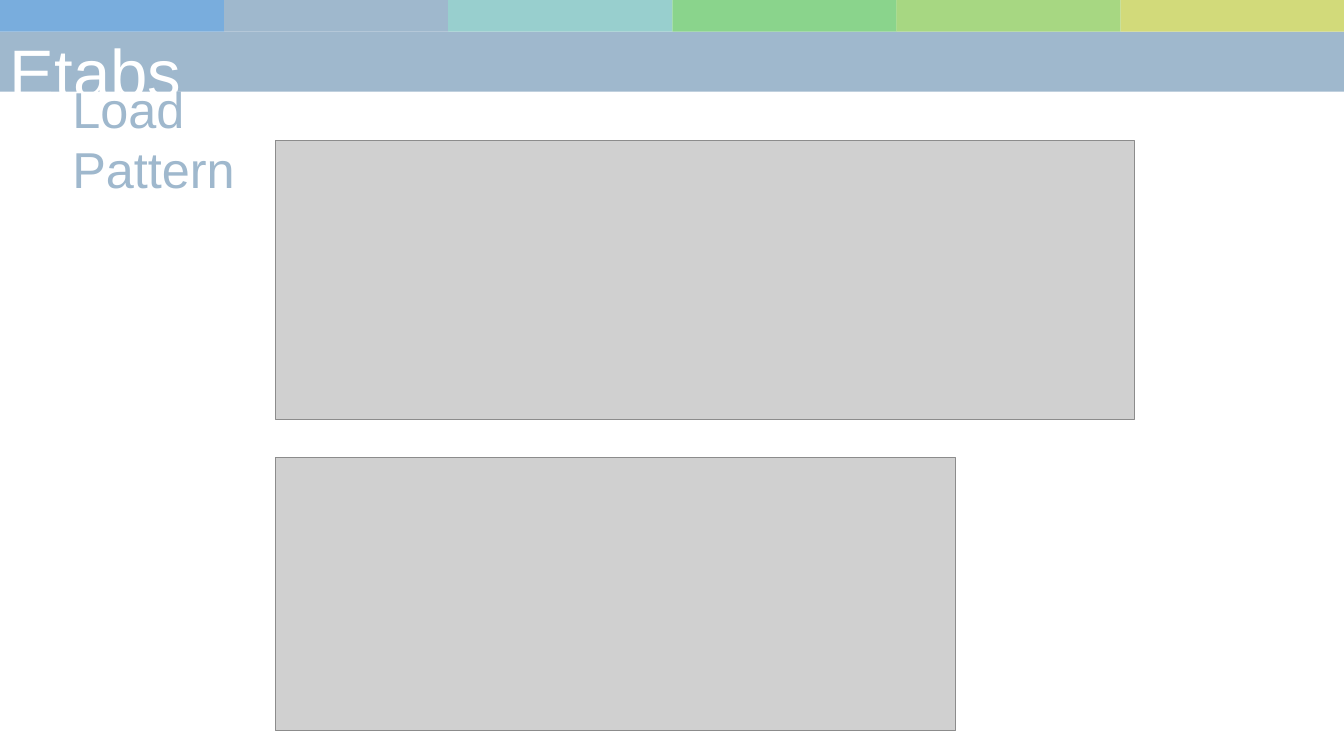
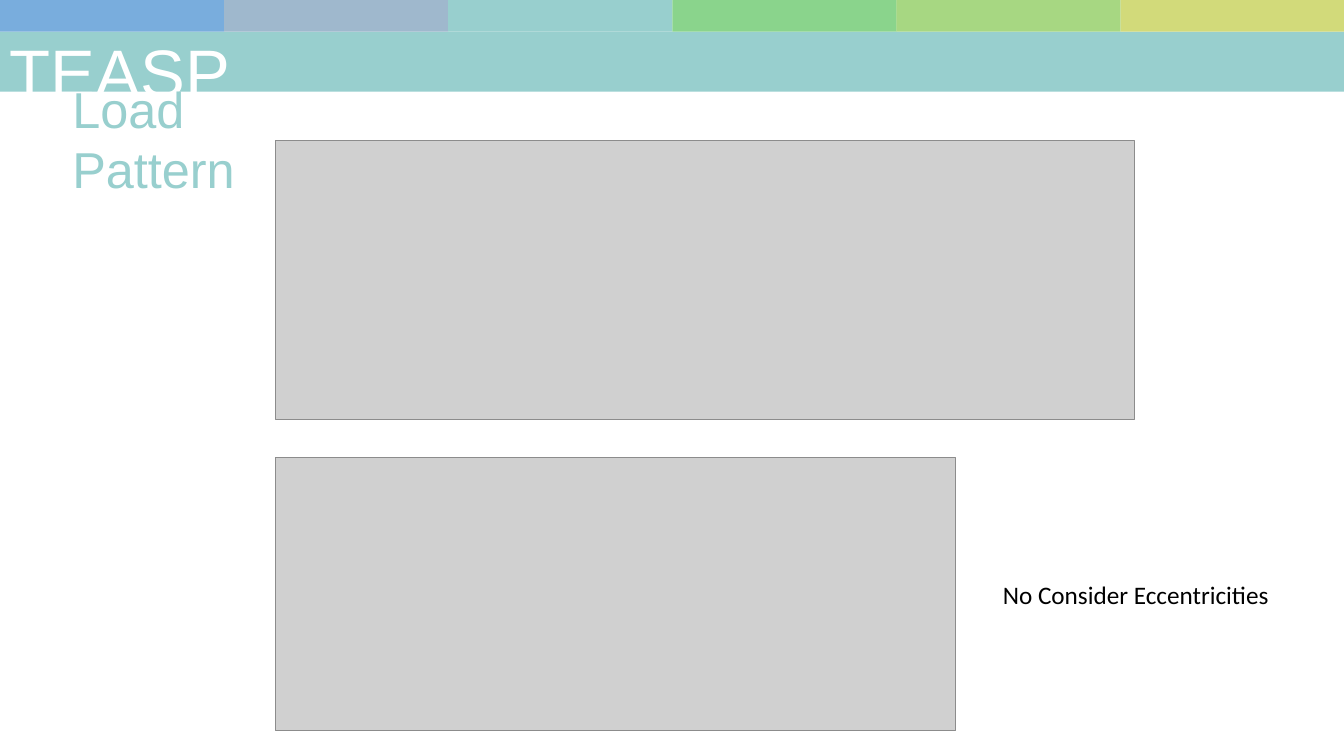
Before and after one commit to skyran1278/matlab, a slide deck: slide 21 of 10-pa/project/20190102.pptx (slide 10 before the commit). Drawn at 1344x756 pixels with LibreOffice and Linux fonts; fonts in the diff are those of the drawing; grey boxes stand for pictures. Boxes give left, top, right and bottom in pixels: in the first picture for what was removed or moved away, otherwise in the second. Text is boxed around its words. In the diff, an @@ line names an element or a change of style, - is before the commit and + after.

```diff
--- a/10-pa/project/20190102.pptx
+++ b/10-pa/project/20190102.pptx
@@ rectangle at <box>0,31,1344,91</box>: fill #9FB8CD to #98CFCE @@
@@ text at <box>10,48,193,189</box>: text changed @@
-Etabs model
+TEASPA
@@ text "Load Pattern" at <box>72,88,234,189</box>: text colour #9FB8CD to #98CFCE @@
@@ text added at <box>1003,586,1269,605</box>, 18 pt, text #000000 @@
+No Consider Eccentricities
```
Also in this commit, not shown: 10 other slides changed, 5 slides added, 2 slides removed, 5 other files.
